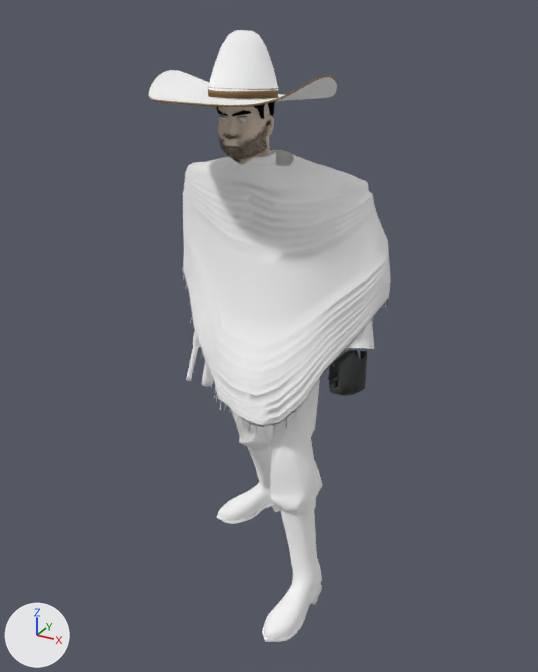
An edit to the glTF model public/experiments/out-west/3d/native-v2/baked/outlaw-15.glb, drawn before and after from the same camera.
One viewpoint serves both versions: a 50 mm camera at (1.132, -2.006, 1.983) aimed at (0.008, 0.038, 0.961). Arrows for +X, +Y and +Z are at lower left; the lights stay in place. The picture after the commit comes second. Where no turn or scale is listed for an object, it has been applied to the vertices. Vertices at exactly the same position are counted once.

Names of what the first picture shows: 'Felt crown', 'native.skin-part.80.0', 'native.skin-part.80.2', 'native.skin-part.83.0', 'native.skin-part.83.2' and 5 more.
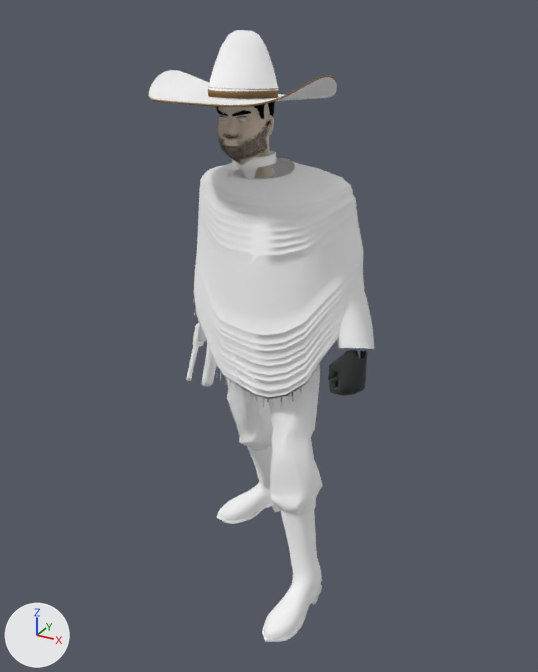
Boxes [x1, y1, x2, y2] around the edits, measured in the pictures (538 x 672 px):
'native.skin-part.80.2', reshaped (13% narrower): before [182, 150, 390, 516]; after [193, 150, 374, 516]
part 1 of me_skin_part_2, rebuilt (18% narrower, 13% shorter): before [183, 150, 390, 426]; after [194, 158, 364, 397]
part 2 of me_skin_part_2, rebuilt: before [182, 269, 389, 427]; after [193, 292, 338, 399]
part 3 of me_skin_part_2, deleted: before [183, 276, 388, 437]
part 4 of me_skin_part_2, added: after [198, 324, 335, 407]

Edits to the bpy script that builds the scene:
```text
Change me_skin_part_2:
    used by ob_native_skin_part_80_2; location = (0.0, 0.0, 0.003)
    remove me_skin_part_2.from_pydata(...)  # 5635 vertices, 10023 faces; spans x -0.373..0.41, y -0.218..0.369, z 0.197..1.578
    add me_skin_part_2.from_pydata(...)  # 5636 vertices, 10025 faces; spans x -0.345..0.399, y -0.164..0.409, z 0.197..1.578
    me_skin_part_2 part 1: the loose piece of 672 vertices spanning x -0.37..0.408, y -0.218..0.369, z 0.733..1.567 is rebuilt with 672 vertices and now spans x -0.277..0.316, y -0.164..0.403, z 0.776..1.542
    me_skin_part_2 part 2: the loose piece of 56 vertices spanning x -0.373..0.402, y -0.196..0.33, z 0.726..1.148 is rebuilt with 56 vertices and now spans x -0.279..0.319, y -0.144..0.405, z 0.77..1.118
    me_skin_part_2 part 3: 82 loose pieces with 328 vertices, spanning x -0.334..0.41, y -0.199..0.305, z 0.704..1.145, are deleted
    me_skin_part_2 part 4: 329 vertices added at x -0.276..0.324, y -0.149..0.409, z 0.746..1.111
    other edits to the shape of me_skin_part_2 do not show in these pictures
```
